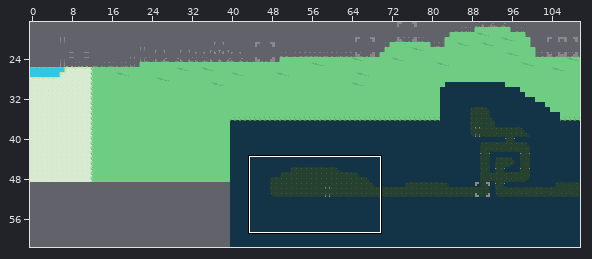
One commit to this Tiled map: files/map.tmx. The first picture is a wide view before the edit; the outline marks the close-up.
Close-up. As it was:
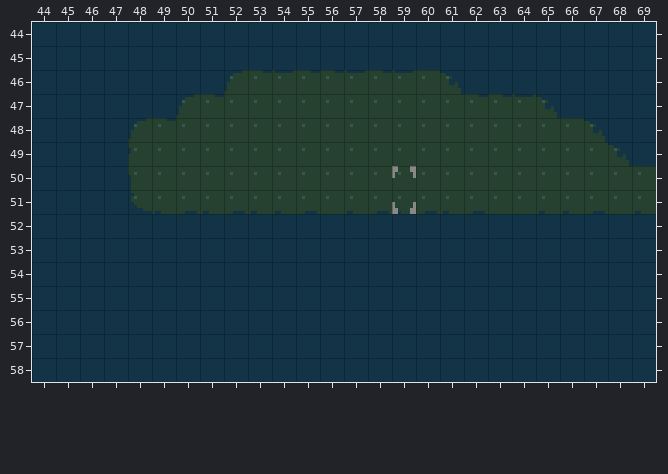
Cells are 8x8 px. Shown: x 44..69, y 44..58. The commit also changed other parts of the map, which this record leaves out.
After the commit:
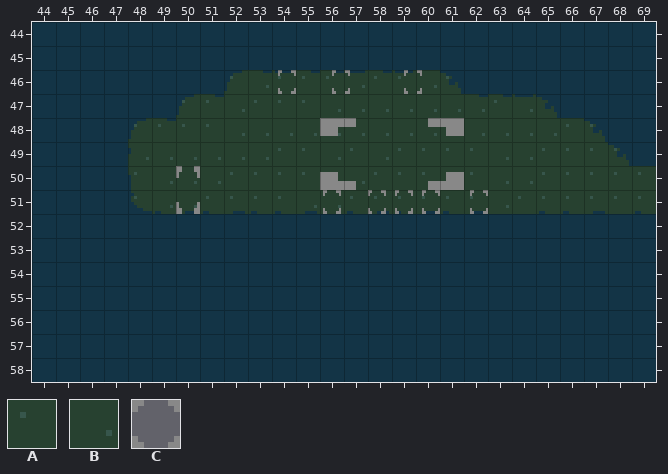
Key: from "tiles": A 30, B 31, C 50.
_ is an empty cell.
Objects are placed by their top-left corner, in cells (3,4 is the top-left corner of cell 3,4); size is 1x1 cell unless given.
The edit:
Layer "backgroundTiles":
Tile B replaces tile A in row 46 at x 53, 57 and 60; in row 47 at x 52, 56 to 62 and 64 to 65; in row 48 at x 52 to 65; in row 49 at x 48 to 53, 56, 58 and 63 to 64; in row 50 at x 49 to 51, 56 to 57 and 63 to 64; in row 51 at x 49 to 50, 55 to 56 and 63.
Layer "events":
Object C "brazier" at 59,50 size 1x2 becomes C "brazier" at 50,50 size 1x2.
A new object: C "cavePlant" at 54.2,46 size 0.8x1.
A new object: C "cavePlant" at 56.5,46 size 0.8x1.
A new object: C "cavePlant" at 59.5,46 size 0.8x1.
A new object: C "eye" at 56,48 size 6x3.
A new object: C "cavePlant" at 62.2,51 size 0.8x1.
A new object: C "cavePlant" at 60.2,51 size 0.8x1.
A new object: C "cavePlant" at 59.1,51 size 0.8x1.
A new object: C "cavePlant" at 56.1,51 size 0.8x1.
A new object: C "cavePlant" at 58,51 size 0.8x1.
Boxes around the changes in both close-ups, in picture pixels (x1, y1, x2, y2):
changed: (134, 70, 557, 214)
